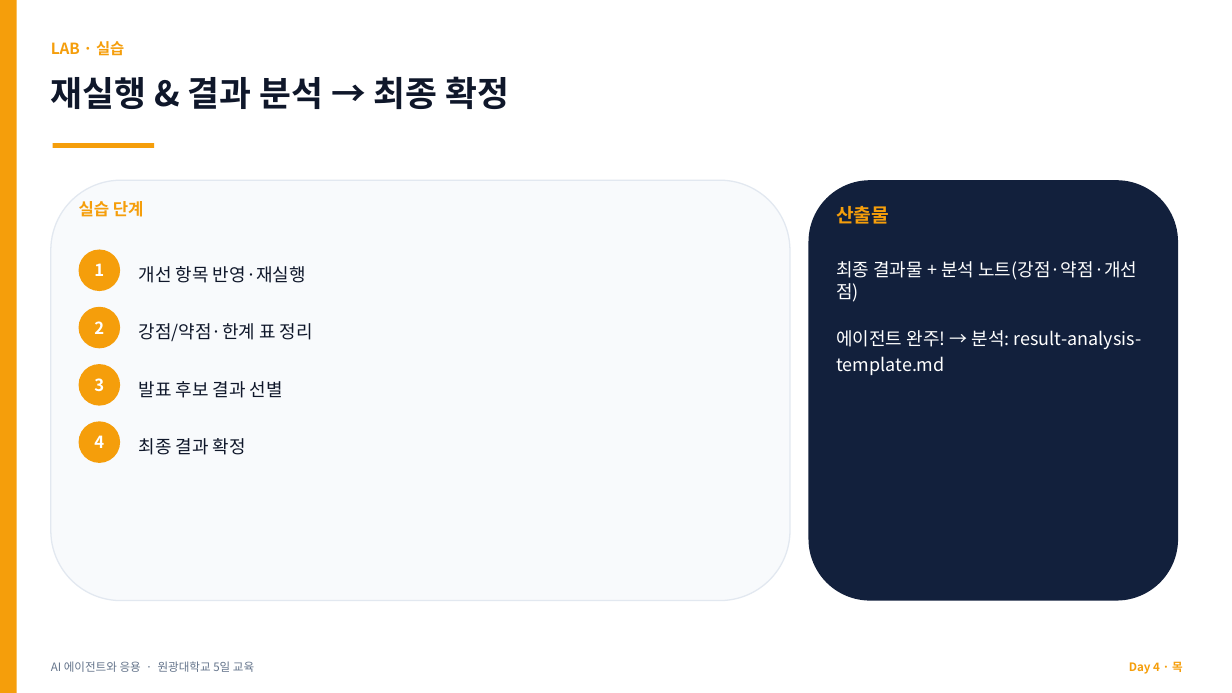
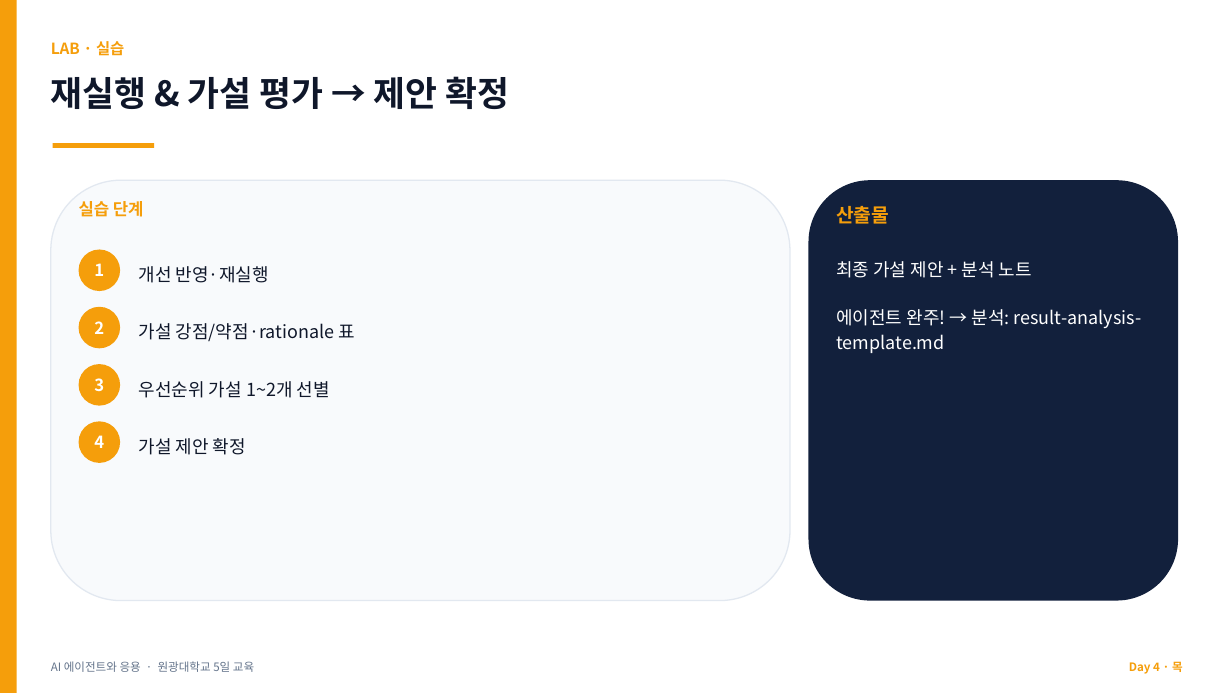
Before and after one commit to jyshin-22/wku-ai-agent-program, a slide deck: slide 22 of slides/day4.pptx. Drawn at 1232x693 pixels with LibreOffice and Linux fonts; fonts in the diff are those of the drawing. Boxes give left, top, right and bottom in pixels: in the first picture for what was removed or moved away, otherwise in the second. Text is boxed around its words. In the diff, an @@ line names an element or a change of style, - is before the commit and + after.

```diff
--- a/slides/day4.pptx
+++ b/slides/day4.pptx
@@ text at bbox=[51, 76, 509, 109]: text changed @@
-재실행 & 결과 분석 → 최종 확정
+재실행 & 가설 평가 → 제안 확정
@@ text at bbox=[139, 266, 269, 283]: text changed @@
-개선 항목 반영·재실행
+개선 반영·재실행
@@ text at bbox=[836, 261, 1142, 353]: text changed @@
-최종 결과물 + 분석 노트(강점·약점·개선점)
-에이전트 완주! → 분석: result-analysis-template.md
+최종 가설 제안 + 분석 노트
+에이전트 완주! → 분석: result-analysis-template.md
@@ text at bbox=[139, 323, 356, 341]: text changed @@
-강점/약점·한계 표 정리
+가설 강점/약점·rationale 표
@@ text at bbox=[139, 381, 330, 398]: text changed @@
-발표 후보 결과 선별
+우선순위 가설 1~2개 선별
@@ text at bbox=[139, 438, 246, 455]: text changed @@
-최종 결과 확정
+가설 제안 확정
```
Also in this commit, not shown: 21 other slides changed, 18 other files.
